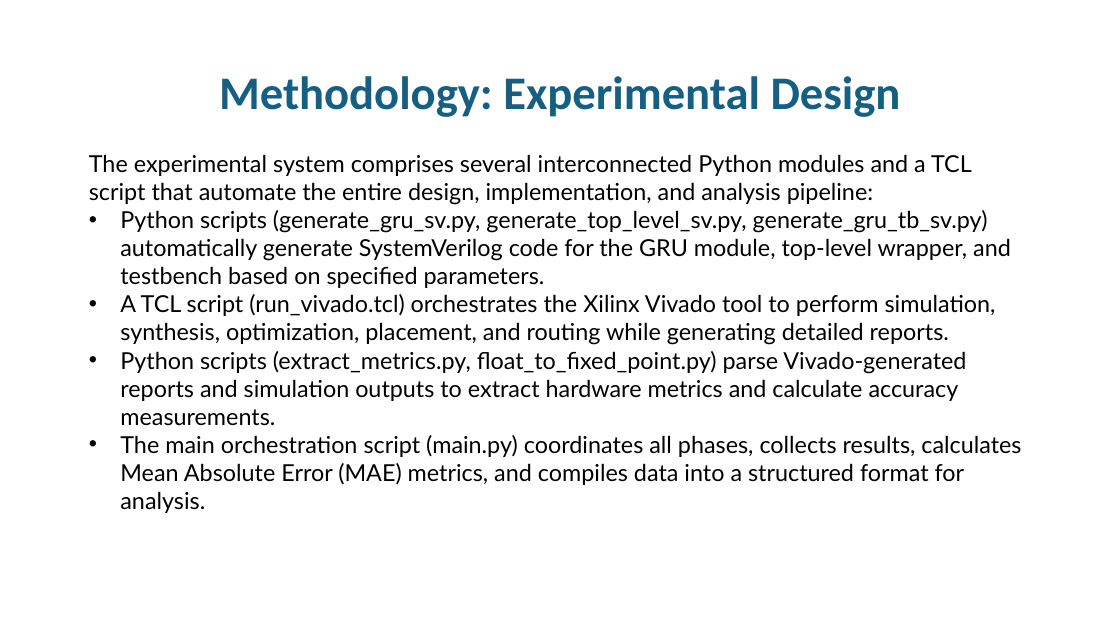
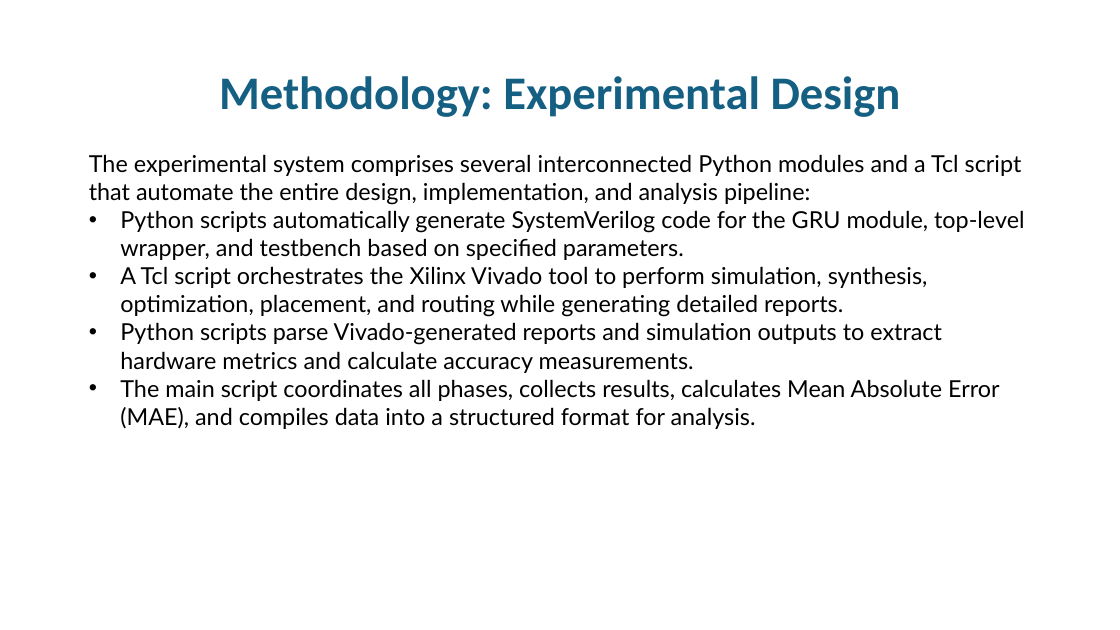
Before and after one commit to thesixtium/gru-hardware-implementation-and-optimization, a slide deck: slide 6 of Thesis Proposal Defence.pptx. Drawn at 1120x630 pixels with LibreOffice and Linux fonts; fonts in the diff are those of the drawing; background and template pictures are left out. Boxes give left, top, right and bottom in pixels: in the first picture for what was removed or moved away, otherwise in the second. Text is boxed around its words. In the diff, an @@ line names an element or a change of style, - is before the commit and + after.

```diff
--- a/Thesis Proposal Defence.pptx
+++ b/Thesis Proposal Defence.pptx
@@ text at (89,154,1025,429): text changed @@
-The experimental system comprises several interconnected Python modules and a TCL script that automate the entire design, implementation, and analysis pipeline:
-• Python scripts (generate_gru_sv.py, generate_top_level_sv.py, generate_gru_tb_sv.py) automatically generate SystemVerilog code for the GRU module, top-level wrapper, and testbench based on specified parameters.
-• A TCL script (run_vivado.tcl) orchestrates the Xilinx Vivado tool to perform simulation, synthesis, optimization, placement, and routing while generating detailed reports.
-• Python scripts (extract_metrics.py, float_to_fixed_point.py) parse Vivado-generated reports and simulation outputs to extract hardware metrics and calculate accuracy measurements.
-• The main orchestration script (main.py) coordinates all phases, collects results, calculates Mean Absolute Error (MAE) metrics, and compiles data into a structured format for analysis.
+The experimental system comprises several interconnected Python modules and a Tcl script that automate the entire design, implementation, and analysis pipeline:
+• Python scripts automatically generate SystemVerilog code for the GRU module, top-level wrapper, and testbench based on specified parameters.
+• A Tcl script orchestrates the Xilinx Vivado tool to perform simulation, synthesis, optimization, placement, and routing while generating detailed reports.
+• Python scripts parse Vivado-generated reports and simulation outputs to extract hardware metrics and calculate accuracy measurements.
+• The main script coordinates all phases, collects results, calculates Mean Absolute Error (MAE), and compiles data into a structured format for analysis.
```
Also in this commit, not shown: 5 other slides changed, 2 slides added, 2 slides removed, 5 other files.
